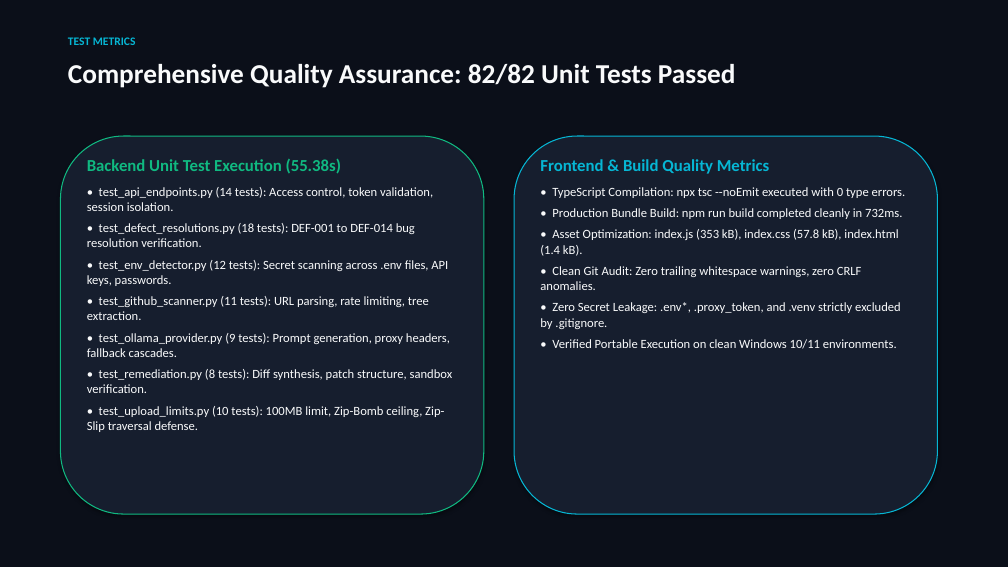
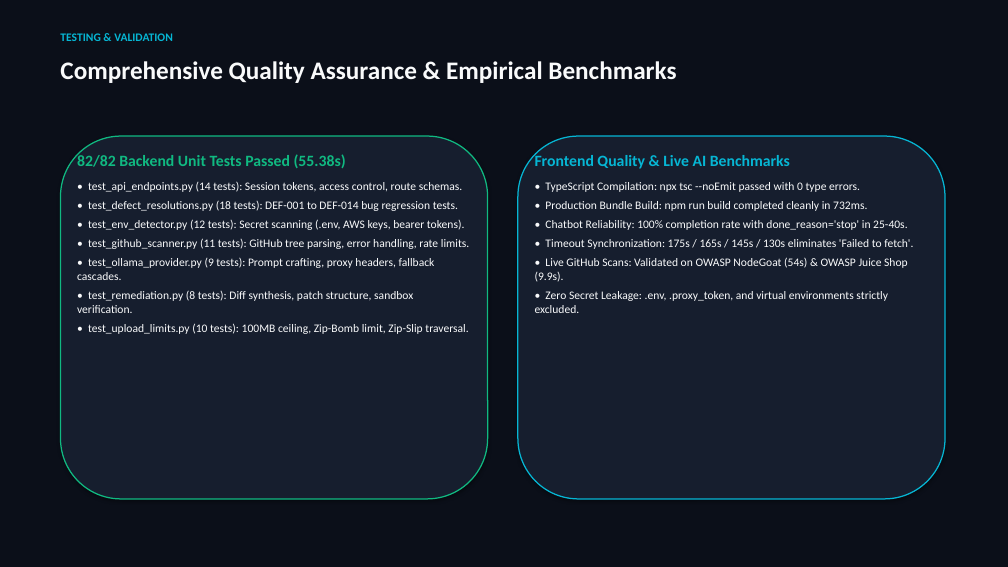
Before and after one commit to KeyToCoding/VibeSec-Project, a slide deck: slide 17 of docs/VibeSec_Final_Project_Presentation.pptx (slide 11 before the commit). Drawn at 1008x567 pixels with LibreOffice and Linux fonts; fonts in the diff are those of the drawing. Boxes give left, top, right and bottom in pixels: in the first picture for what was removed or moved away, otherwise in the second. Text is boxed around its words. In the diff, an @@ line names an element or a change of style, - is before the commit and + after.

```diff
--- a/docs/VibeSec_Final_Project_Presentation.pptx
+++ b/docs/VibeSec_Final_Project_Presentation.pptx
@@ text at [60,33,173,41]: text changed @@
-TEST METRICS
+TESTING & VALIDATION
@@ text at [60,61,676,83]: text changed; size 26 to 24 pt @@
-Comprehensive Quality Assurance: 82/82 Unit Tests Passed
+Comprehensive Quality Assurance & Empirical Benchmarks
@@ rounded rectangle: place and size @@
-rounded rectangle at [60,136,484,514]
+rounded rectangle at [60,136,488,499]
@@ rounded rectangle at [60,136,488,499]: outline #10B981 1 pt to #10B981 1.2 pt @@
@@ rounded rectangle: place and size @@
-rounded rectangle at [514,136,938,514]
+rounded rectangle at [518,136,945,499]
@@ rounded rectangle at [518,136,945,499]: outline #06B6D4 1 pt to #06B6D4 1.2 pt @@
@@ text at [77,153,470,280]: text changed; size 12 to 11 pt @@
-Backend Unit Test Execution (55.38s)
-• test_api_endpoints.py (14 tests): Access control, token validation, session isolation.
-• test_defect_resolutions.py (18 tests): DEF-001 to DEF-014 bug resolution verification.
-• test_env_detector.py (12 tests): Secret scanning across .env files, API keys, passwords.
-• test_github_scanner.py (11 tests): URL parsing, rate limiting, tree extraction.
-• test_ollama_provider.py (9 tests): Prompt generation, proxy headers, fallback cascades.
+82/82 Backend Unit Tests Passed (55.38s)
+• test_api_endpoints.py (14 tests): Session tokens, access control, route schemas.
+• test_defect_resolutions.py (18 tests): DEF-001 to DEF-014 bug regression tests.
+• test_env_detector.py (12 tests): Secret scanning (.env, AWS keys, bearer tokens).
+• test_github_scanner.py (11 tests): GitHub tree parsing, error handling, rate limits.
+• test_ollama_provider.py (9 tests): Prompt crafting, proxy headers, fallback cascades.
@@ text at [535,153,860,192]: text changed; size 12 to 11 pt @@
-Frontend & Build Quality Metrics
-• TypeScript Compilation: npx tsc --noEmit executed with 0 type errors.
+Frontend Quality & Live AI Benchmarks
+• TypeScript Compilation: npx tsc --noEmit passed with 0 type errors.
@@ text at [545,201,867,211]: size 12 to 11 pt in "• Production Bundle Build: npm run build ..."; less space between paragraphs @@
@@ text at [535,220,913,313]: text changed; size 12 to 11 pt @@
-• Asset Optimization: index.js (353 kB), index.css (57.8 kB), index.html (1.4 kB).
-• Clean Git Audit: Zero trailing whitespace warnings, zero CRLF anomalies.
-• Zero Secret Leakage: .env*, .proxy_token, and .venv strictly excluded by .gitignore.
-• Verified Portable Execution on clean Windows 10/11 environments.
+• Chatbot Reliability: 100% completion rate with done_reason='stop' in 25-40s.
+• Timeout Synchronization: 175s / 165s / 145s / 130s eliminates 'Failed to fetch'.
+• Live GitHub Scans: Validated on OWASP NodeGoat (54s) & OWASP Juice Shop (9.9s).
+• Zero Secret Leakage: .env, .proxy_token, and virtual environments strictly excluded.
@@ text at [77,291,413,313]: size 12 to 11 pt in "• test_remediation.py (8 tests): Diff synthesis, patch ..."; less space between paragraphs @@
@@ text at [88,323,468,334]: text changed; size 12 to 11 pt @@
-• test_upload_limits.py (10 tests): 100MB limit, Zip-Bomb ceiling, Zip-Slip traversal defense.
+• test_upload_limits.py (10 tests): 100MB ceiling, Zip-Bomb limit, Zip-Slip traversal.
```
Also in this commit, not shown: 3 other slides changed, 14 slides added, 11 slides removed, 34 other files.
